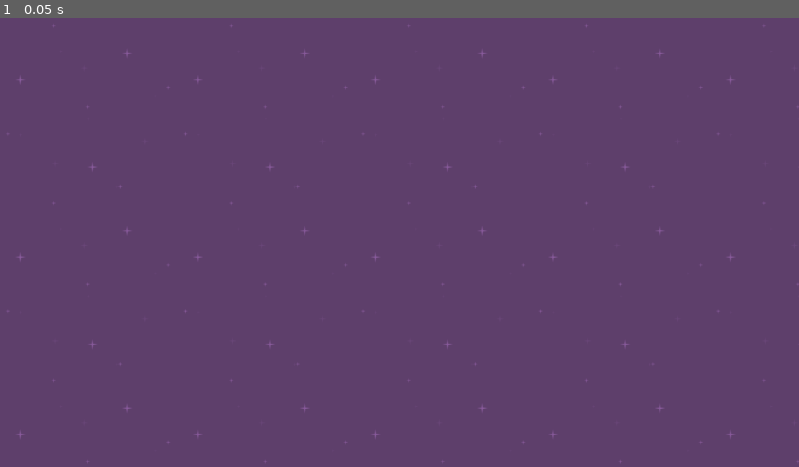
Above: before the commit, frame 1.
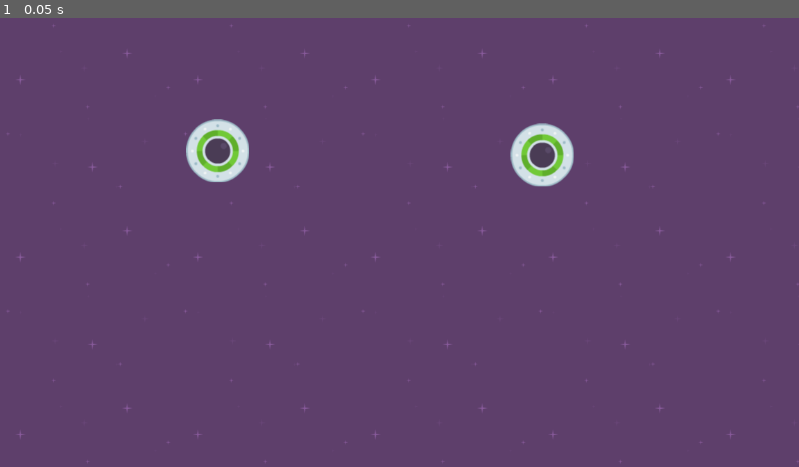
Above: after the commit, the same moment.

Repository: BurkusCat/godot_2d_course_projects
Game: Godot game, scene res://level_1.tscn
Same seed, same stepped clock (60 frames per second), same inputs: the game is played once before the commit and once after it.
Inputs:
- Up to frame 1 (0.05 s): no input

The runs differ from the first frame. In frame 1, 1.5% of the frame differs, in the area x 23-72%, y 22-38%.

Commit message:
2.5 Instancing Scenes

Diff:
--- a/speedy_saucer/level_1.tscn
+++ b/speedy_saucer/level_1.tscn
@@ -1,6 +1,7 @@
-[gd_scene load_steps=2 format=3 uid="uid://ns8dw2a2fgs"]
+[gd_scene load_steps=3 format=3 uid="uid://ns8dw2a2fgs"]
 
 [ext_resource type="Texture2D" uid="uid://c3yfkqdfj3v4c" path="res://purple.png" id="1_0wwok"]
+[ext_resource type="PackedScene" uid="uid://dgsbqm4dm4ayr" path="res://player.tscn" id="2_xmlws"]
 
 [node name="Level1" type="Node2D"]
 
@@ -9,3 +10,9 @@
 offset_bottom = 648.0
 texture = ExtResource("1_0wwok")
 stretch_mode = 1
+
+[node name="Player" parent="." instance=ExtResource("2_xmlws")]
+position = Vector2(314, 192)
+
+[node name="Player2" parent="." instance=ExtResource("2_xmlws")]
+position = Vector2(782, 198)
